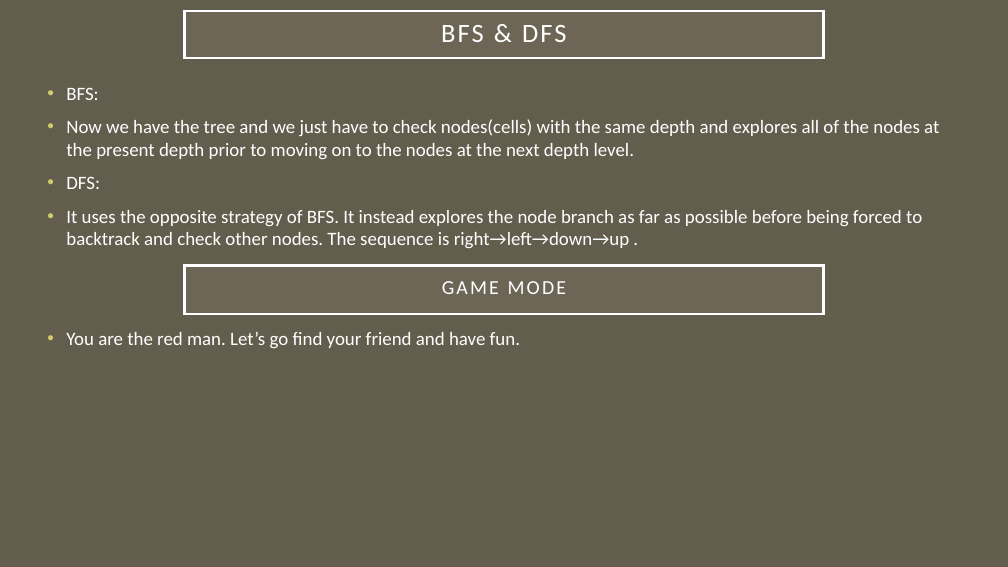
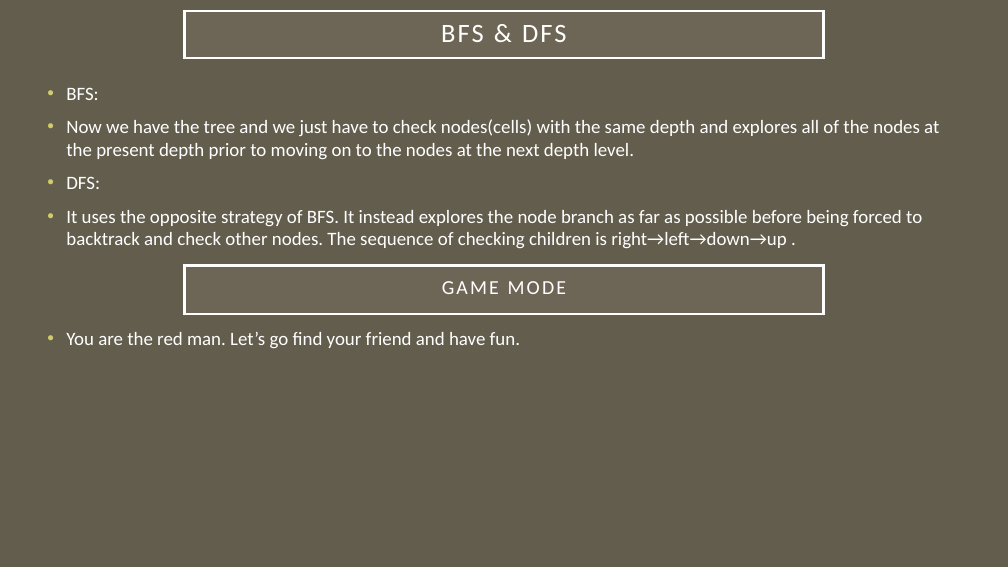
Before and after one commit to a-motalebi/MazeSolver, a slide deck: slide 8 of midproject.pptx. Drawn at 1008x567 pixels with LibreOffice and Linux fonts; fonts in the diff are those of the drawing. Boxes give left, top, right and bottom in pixels: in the first picture for what was removed or moved away, otherwise in the second. Text is boxed around its words. In the diff, an @@ line names an element or a change of style, - is before the commit and + after.

```diff
--- a/midproject.pptx
+++ b/midproject.pptx
@@ text at bbox=[66, 210, 922, 248]: text changed @@
-• It uses the opposite strategy of BFS. It instead explores the node branch as far as possible before being forced to backtrack and check other nodes. The sequence is right→left→down→up .
+• It uses the opposite strategy of BFS. It instead explores the node branch as far as possible before being forced to backtrack and check other nodes. The sequence of checking children is right→left→down→up .
```
Also in this commit, not shown: 1 other file.
